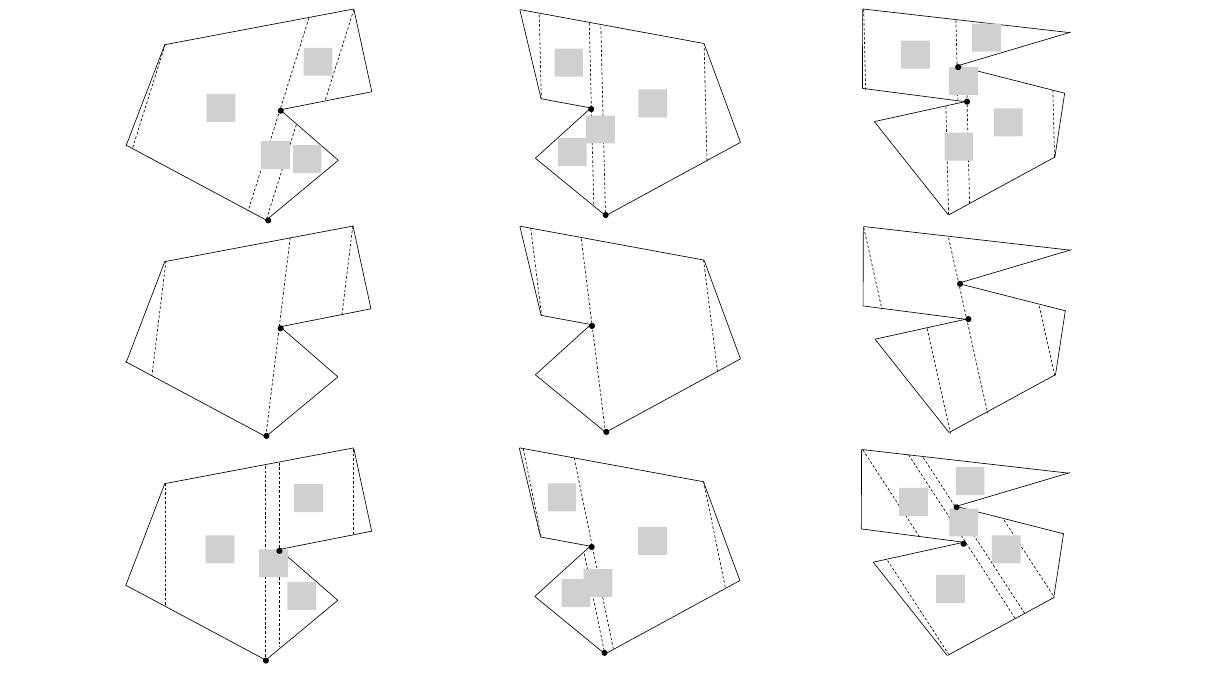
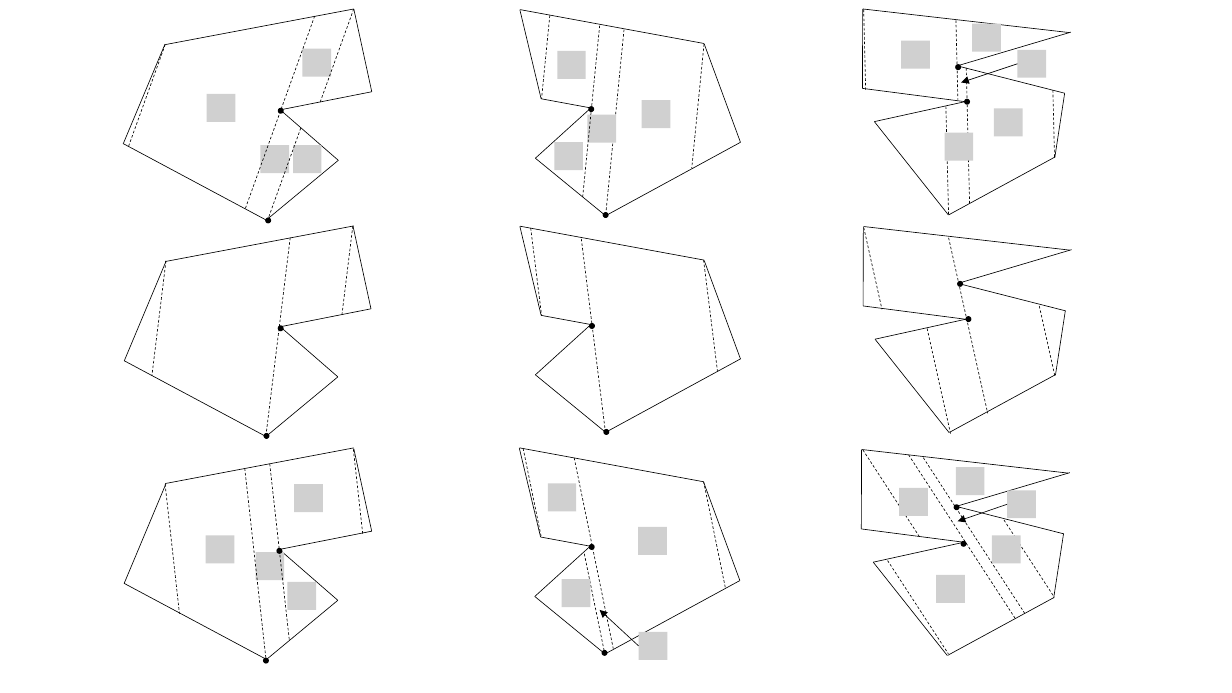
Before and after one commit to barakugav/FDML, a slide deck: slide 7 of doc/figures.pptx. Drawn at 1232x693 pixels with LibreOffice and Linux fonts; fonts in the diff are those of the drawing; grey boxes stand for pictures. Boxes give left, top, right and bottom in pixels: in the first picture for what was removed or moved away, otherwise in the second. Text is boxed around its words. In the diff, an @@ line names an element or a change of style, - is before the commit and + after.

```diff
--- a/doc/figures.pptx
+++ b/doc/figures.pptx
@@ line moved from (309, 18) - (248, 212) to (315, 16) - (245, 209) @@
@@ line moved from (354, 9) - (325, 101) to (354, 9) - (320, 103) @@
@@ line moved from (540, 15) - (542, 99) to (550, 16) - (542, 99) @@
@@ line moved from (590, 23) - (594, 206) to (600, 26) - (583, 198) @@
@@ line moved from (165, 44) - (132, 149) to (165, 44) - (128, 146) @@
@@ line moved from (601, 27) - (605, 216) to (624, 30) - (605, 216) @@
@@ line moved from (704, 43) - (707, 161) to (704, 44) - (692, 168) @@
@@ picture added at [1018,50,1046,78] @@
@@ picture removed at [949,67,978,95] @@
@@ arrow added from (1018, 64) to (961, 82), #000000 0.5 pt @@
@@ picture: place and size @@
-picture at [639,90,667,117]
+picture at [641,100,670,128]
@@ picture: place and size @@
-picture at [262,141,290,169]
+picture at [261,145,289,173]
@@ line moved from (297, 125) - (266, 220) to (301, 128) - (267, 222) @@
@@ picture: place and size @@
-picture at [558,139,587,166]
+picture at [555,142,583,170]
@@ line moved from (353, 449) - (353, 536) to (353, 449) - (363, 534) @@
@@ line moved from (266, 466) - (266, 660) to (245, 469) - (266, 665) @@
@@ line moved from (279, 463) - (279, 648) to (270, 464) - (289, 640) @@
@@ line moved from (165, 483) - (165, 606) to (165, 484) - (179, 614) @@
@@ picture removed at [949,508,978,536] @@
@@ arrow added from (1007, 505) to (958, 521), #000000 0.5 pt @@
@@ picture added at [1007,491,1036,518] @@
@@ picture: place and size @@
-picture at [259,549,287,577]
+picture at [256,553,285,580]
@@ picture removed at [584,569,613,597] @@
@@ arrow added from (639, 646) to (600, 610), #000000 0.5 pt @@
@@ picture added at [639,632,667,660] @@
```
Also in this commit, not shown: 2 slides added, 1 slide removed, 5 other files.
